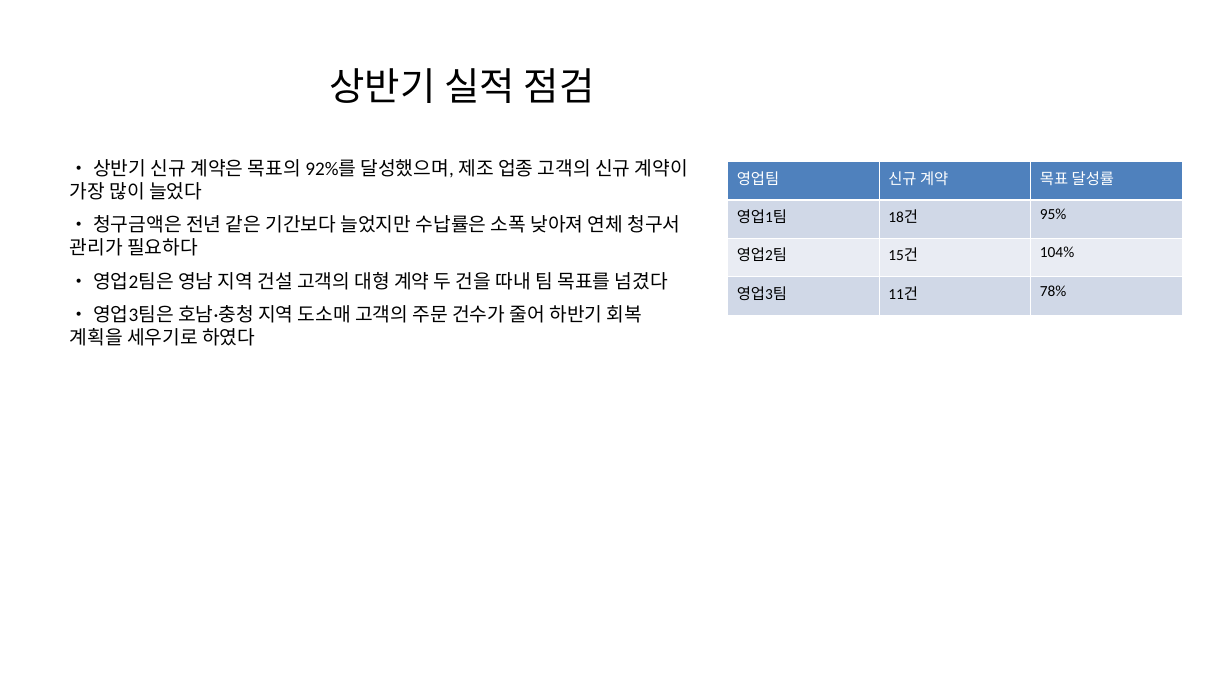
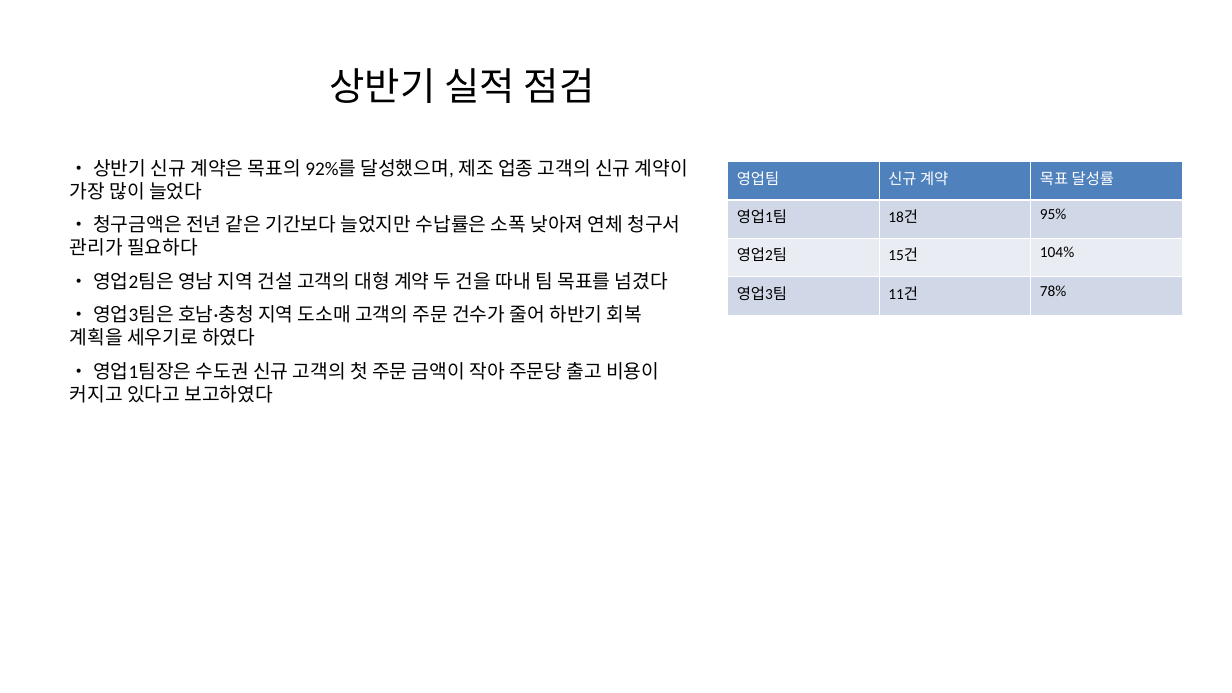
Before and after one commit to kimtoma/AutoOntology, a slide deck: slide 3 of samples/hanbit/documents/영업전략회의록.pptx. Drawn at 1232x693 pixels with LibreOffice and Linux fonts; fonts in the diff are those of the drawing. Boxes give left, top, right and bottom in pixels: in the first picture for what was removed or moved away, otherwise in the second. Text is boxed around its words. In the diff, an @@ line names an element or a change of style, - is before the commit and + after.

```diff
--- a/samples/hanbit/documents/영업전략회의록.pptx
+++ b/samples/hanbit/documents/영업전략회의록.pptx
@@ text at (70, 362, 659, 403): paragraph added @@
+• 영업1팀장은 수도권 신규 고객의 첫 주문 금액이 작아 주문당 출고 비용이 커지고 있다고 보고하였다
```
Also in this commit, not shown: 3 other slides changed, 34 other files.
